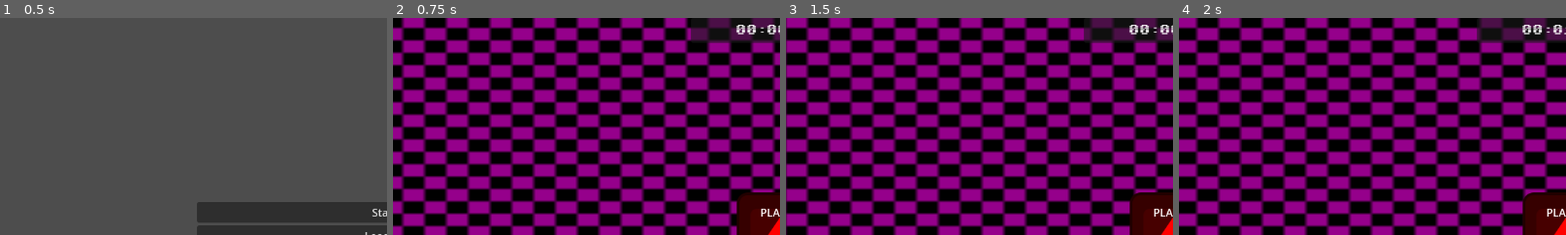
Above: before the commit, frames 1-4 (left to right).
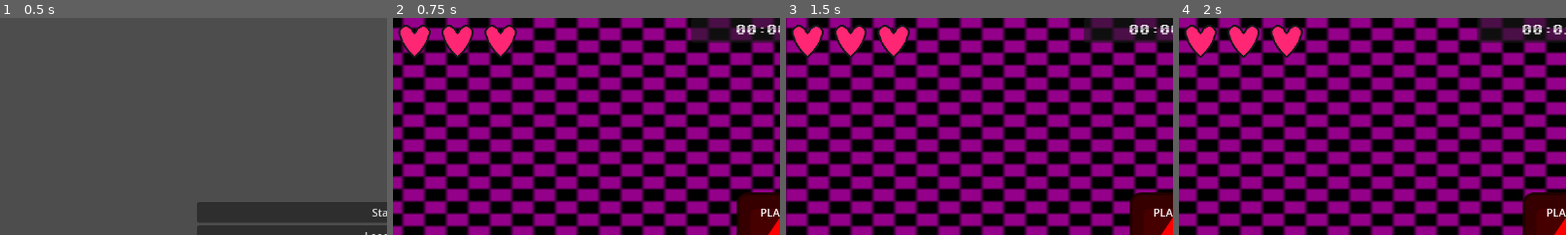
Above: after the commit, the same moments.

Repository: K-Ptak/2DTypingGame
Game: Godot game, scene res://menus/Menu.tscn
Same seed, same stepped clock (60 frames per second), same inputs: the game is played once before the commit and once after it. The engine's default icon, where the game draws it, is replaced by a stand-in: a white triangle on a blue panel in a dark square.
Inputs:
- Up to frame 1 (0.5 s): no input
- Up to frame 2 (0.75 s): click "Start game" at 0.5 s
- Up to frame 3 (1.5 s): tap Enter at 1.25 s; hold Right (right) from 1.28 s (still down)
- Up to frame 4 (2 s): keep holding Right (right)
The pictures show only the part of the screen within x 0-50%, y 0-50%; the shares and areas given below are measured in that part.

Frame 1 is identical in both runs. In frame 2, 2.5% of the frame differs, in the area x 1-33%, y 3-19%; in frame 3, 2.5%; in frame 4, 2.5%.

Commit message:
Add health heart bar and enemy damage

Diff:
--- a/enemies/Enemy.gd
+++ b/enemies/Enemy.gd
@@ -45,3 +45,9 @@
 
 func get_bbcode_end_color_tag() -> String:
 	return "[/color]"
+
+func handleCollision():
+	for i in get_slide_collision_count():
+		var collision = get_slide_collision(i)
+		var collider = collision.get_collider()
+		print(collider.name)
--- a/enemies/EnemyBasic.gd
+++ b/enemies/EnemyBasic.gd
@@ -7,3 +7,4 @@
 
 func _physics_process(_delta):
 	move_and_collide(global_position.direction_to(get_node("/root/Main/Player").position) * SPEED * _delta)
+	handleCollision()
--- a/enemies/EnemyBasic.tscn
+++ b/enemies/EnemyBasic.tscn
@@ -50,6 +50,9 @@
 [sub_resource type="RectangleShape2D" id="RectangleShape2D_p3l3x"]
 size = Vector2(91, 61)
 
+[sub_resource type="RectangleShape2D" id="RectangleShape2D_xxeah"]
+size = Vector2(93, 63)
+
 [node name="EnemyBasic" type="CharacterBody2D"]
 position = Vector2(879, 394)
 script = ExtResource("1_ys6w1")
@@ -60,7 +63,7 @@
 autoplay = "default"
 frame_progress = 0.260265
 
-[node name="CollisionShape2D" type="CollisionShape2D" parent="."]
+[node name="EnemyCollision" type="CollisionShape2D" parent="."]
 position = Vector2(1.5, 17.5)
 shape = SubResource("RectangleShape2D_p3l3x")
 
@@ -80,3 +83,9 @@
 theme_override_font_sizes/normal_font_size = 25
 bbcode_enabled = true
 scroll_active = false
+
+[node name="HitBox" type="Area2D" parent="."]
+
+[node name="CollisionShape2D" type="CollisionShape2D" parent="HitBox"]
+position = Vector2(1.5, 17.5)
+shape = SubResource("RectangleShape2D_xxeah")
--- a/enemies/EnemySprinter.gd
+++ b/enemies/EnemySprinter.gd
@@ -8,3 +8,4 @@
 func _physics_process(_delta):
 	move_and_collide(global_position.direction_to(get_node("/root/Main/Player").position) * SPEED * _delta)
 	rotation = velocity.angle()
+	handleCollision()
--- a/enemies/EnemySprinter.tscn
+++ b/enemies/EnemySprinter.tscn
@@ -57,6 +57,9 @@
 [sub_resource type="RectangleShape2D" id="RectangleShape2D_njpw7"]
 size = Vector2(71, 51)
 
+[sub_resource type="RectangleShape2D" id="RectangleShape2D_3ao0k"]
+size = Vector2(73, 53)
+
 [node name="EnemySprinter" type="CharacterBody2D"]
 script = ExtResource("1_hywgg")
 
@@ -65,7 +68,7 @@
 sprite_frames = SubResource("SpriteFrames_0ls2r")
 autoplay = "default"
 
-[node name="CollisionShape2D" type="CollisionShape2D" parent="."]
+[node name="EnemyCollision" type="CollisionShape2D" parent="."]
 position = Vector2(-1.5, 1.5)
 shape = SubResource("RectangleShape2D_njpw7")
 
@@ -85,3 +88,9 @@
 theme_override_font_sizes/normal_font_size = 25
 bbcode_enabled = true
 scroll_active = false
+
+[node name="HitBox" type="Area2D" parent="."]
+
+[node name="CollisionShape2D" type="CollisionShape2D" parent="HitBox"]
+position = Vector2(-1.5, 1.5)
+shape = SubResource("RectangleShape2D_3ao0k")
--- a/menus/GUI.tscn
+++ b/menus/GUI.tscn
@@ -1,10 +1,12 @@
-[gd_scene load_steps=6 format=3 uid="uid://bouigtkjllql2"]
+[gd_scene load_steps=8 format=3 uid="uid://bouigtkjllql2"]
 
 [ext_resource type="Script" path="res://menus/GameTime.gd" id="1_ysxcr"]
 [ext_resource type="FontFile" uid="uid://dn1v5adx76y26" path="res://assets/fonts/Sixtyfour/static/Sixtyfour-Regular.ttf" id="2_c6dcg"]
 [ext_resource type="FontFile" uid="uid://cnboi1q3iyvyl" path="res://assets/fonts/Sixtyfour/Sixtyfour-Regular-VariableFont_BLED,SCAN.ttf" id="3_rlxfr"]
 [ext_resource type="Script" path="res://menus/Score.gd" id="4_0en27"]
 [ext_resource type="FontFile" uid="uid://cict4wf384np1" path="res://assets/fonts/Jacquard_24/Jacquard24-Regular.ttf" id="4_06uhq"]
+[ext_resource type="Texture2D" uid="uid://dn353kqb1ln03" path="res://assets/GUI/heart-single-full.png" id="6_7wtko"]
+[ext_resource type="Script" path="res://menus/PlayerLife.gd" id="6_jo8ew"]
 
 [node name="GUI" type="MarginContainer"]
 anchors_preset = 10
@@ -122,3 +124,16 @@
 text = "x1"
 horizontal_alignment = 1
 vertical_alignment = 1
+
+[node name="PlayerLife" type="Control" parent="CanvasLayer"]
+layout_mode = 3
+anchors_preset = 0
+offset_right = 192.0
+offset_bottom = 64.0
+script = ExtResource("6_jo8ew")
+
+[node name="Hearts" type="TextureRect" parent="CanvasLayer/PlayerLife"]
+offset_right = 192.0
+offset_bottom = 64.0
+texture = ExtResource("6_7wtko")
+stretch_mode = 1
--- /dev/null
+++ b/menus/PlayerLife.gd
@@ -0,0 +1,13 @@
+extends Control
+
+var heart_size: int = 64
+
+func player_damaged():
+	if $Hearts.size.x != heart_size:
+		$Hearts.size.x = $Hearts.size.x - heart_size
+	else:
+		#On death
+		$Hearts.size.x = $Hearts.size.x - heart_size
+
+func player_healed():
+	$Hearts.size.x = $Hearts.size.x + heart_size
--- a/player/Player.tscn
+++ b/player/Player.tscn
@@ -26,10 +26,19 @@
 	get_input()
 	move_and_slide()
 
+
+
+func _on_hurt_box_area_entered(area):
+	if area.name == \"HitBox\":
+		area.get_parent().queue_free()
+		%Player/GUI/CanvasLayer/PlayerLife.player_damaged()
 "
 
 [sub_resource type="RectangleShape2D" id="RectangleShape2D_f3518"]
 size = Vector2(130, 128)
+
+[sub_resource type="RectangleShape2D" id="RectangleShape2D_quvtr"]
+size = Vector2(132, 130)
 
 [node name="Player" type="CharacterBody2D"]
 position = Vector2(24, -51)
@@ -41,8 +50,7 @@
 scale = Vector2(1.01563, 1)
 texture = ExtResource("1_fmiqv")
 
-[node name="PlayerHitbox" type="CollisionShape2D" parent="."]
-position = Vector2(0.000320435, 0)
+[node name="PlayerCollision" type="CollisionShape2D" parent="."]
 shape = SubResource("RectangleShape2D_f3518")
 
 [node name="RichTextLabel" type="RichTextLabel" parent="."]
@@ -56,3 +64,10 @@
 
 [node name="Camera2D" type="Camera2D" parent="."]
 position = Vector2(0.000305176, 0)
+
+[node name="HurtBox" type="Area2D" parent="."]
+
+[node name="CollisionShape2D" type="CollisionShape2D" parent="HurtBox"]
+shape = SubResource("RectangleShape2D_quvtr")
+
+[connection signal="area_entered" from="HurtBox" to="." method="_on_hurt_box_area_entered"]
Not shown: 1 places in enemies/EnemyBasic.tscn that only renumber resources
Not shown: 1 places in enemies/EnemySprinter.tscn that only renumber resources
Not shown: 1 places in menus/Menu.tscn that only renumber resources
Not shown: 1 places in player/Player.tscn that only renumber resources
